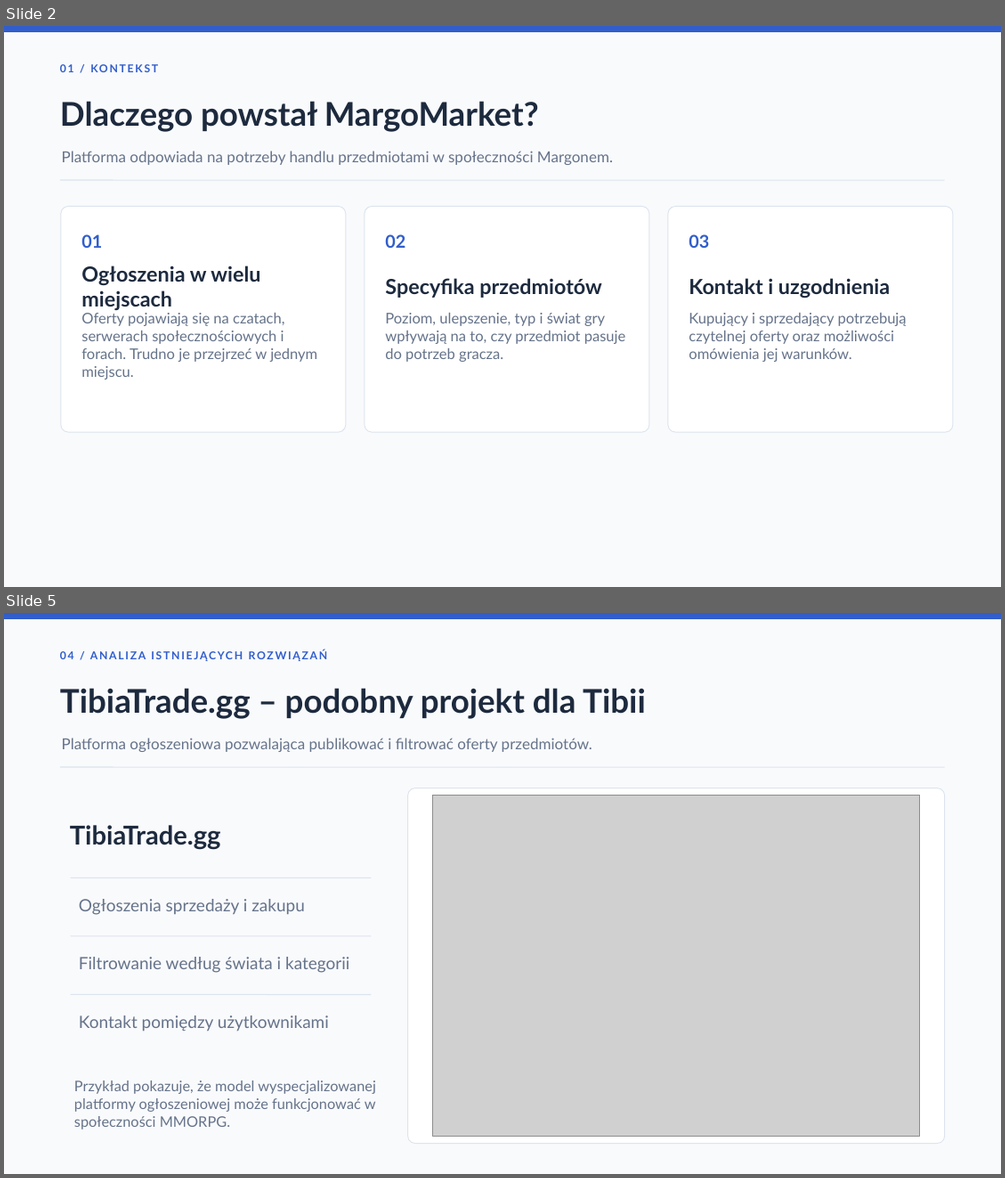
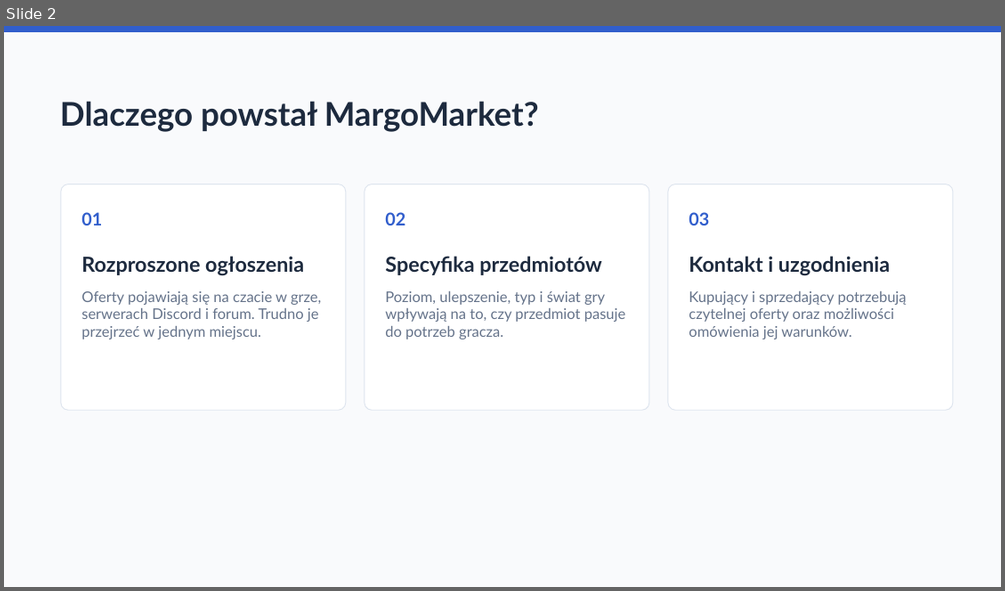
Before and after one commit to persi05/MargoMarket2, a slide deck: MargoMarket_FINAL_2026.pptx. Shown one above the other, each under a label of ours: slides 2 and 5 before the commit, slide 2 after it; the slides between them are not shown. The pictures are 1005x1178 and 1005x591 pixels, drawn with LibreOffice and Linux fonts; fonts in the diff are those of the drawing; grey boxes stand for pictures. Boxes give left, top, right and bottom in pixels: in the first picture for what was removed or moved away, otherwise in the second. Text is boxed around its words. In the diff, an @@ line names an element or a change of style, - is before the commit and + after.

```diff
--- a/MargoMarket_FINAL_2026.pptx
+++ b/MargoMarket_FINAL_2026.pptx
@@ slide 5 removed at [4,613,1001,1174], background #F9FAFC @@
@@ rectangle removed at [4,613,1001,618] @@
@@ text removed at [60,645,928,666] @@
-04 / ANALIZA ISTNIEJĄCYCH ROZWIĄZAŃ
@@ text removed at [60,688,646,719] @@
-TibiaTrade.gg – podobny projekt dla Tibii
@@ text removed at [62,738,592,752] @@
-Platforma ogłoszeniowa pozwalająca publikować i filtrować oferty przedmiotów.
@@ line removed from (60, 767) to (945, 767) @@
@@ rounded rectangle removed at [408,788,945,1143] @@
@@ picture removed at [432,795,919,1136] @@
@@ text removed at [70,825,221,850] @@
-TibiaTrade.gg
@@ line removed from (71, 877) to (372, 877) @@
@@ text removed at [79,899,305,915] @@
-Ogłoszenia sprzedaży i zakupu
@@ line removed from (71, 936) to (372, 936) @@
@@ text removed at [79,957,349,973] @@
-Filtrowanie według świata i kategorii
@@ line removed from (71, 995) to (372, 995) @@
@@ text removed at [79,1015,329,1030] @@
-Kontakt pomiędzy użytkownikami
@@ text removed at [74,1080,376,1129] @@
-Przykład pokazuje, że model wyspecjalizowanej platformy ogłoszeniowej może funkcjonować w społeczności MMORPG.
@@ slide 2 changed as well @@
@@ text removed at [60,58,928,79] @@
-01 / KONTEKST
@@ text removed at [62,151,613,165] @@
-Platforma odpowiada na potrzeby handlu przedmiotami w społeczności Margonem.
@@ line removed from (60, 180) to (945, 180) @@
@@ 7 texts, 3 rounded rectangles: place and size @@
-7 texts, 3 rounded rectangles at [61,206,953,432]
+7 texts, 3 rounded rectangles at [61,184,953,410]
@@ text at [81,256,304,276]: text changed @@
-Ogłoszenia w wielu miejscach
+Rozproszone ogłoszenia
@@ text at [81,291,321,339]: text changed @@
-Oferty pojawiają się na czatach, serwerach społecznościowych i forach. Trudno je przejrzeć w jednym miejscu.
+Oferty pojawiają się na czacie w grze, serwerach Discord i forum. Trudno je przejrzeć w jednym miejscu.
```
Also in this commit, not shown: 9 other slides changed, 8 slides added, 8 other slides removed, 1 other file.
